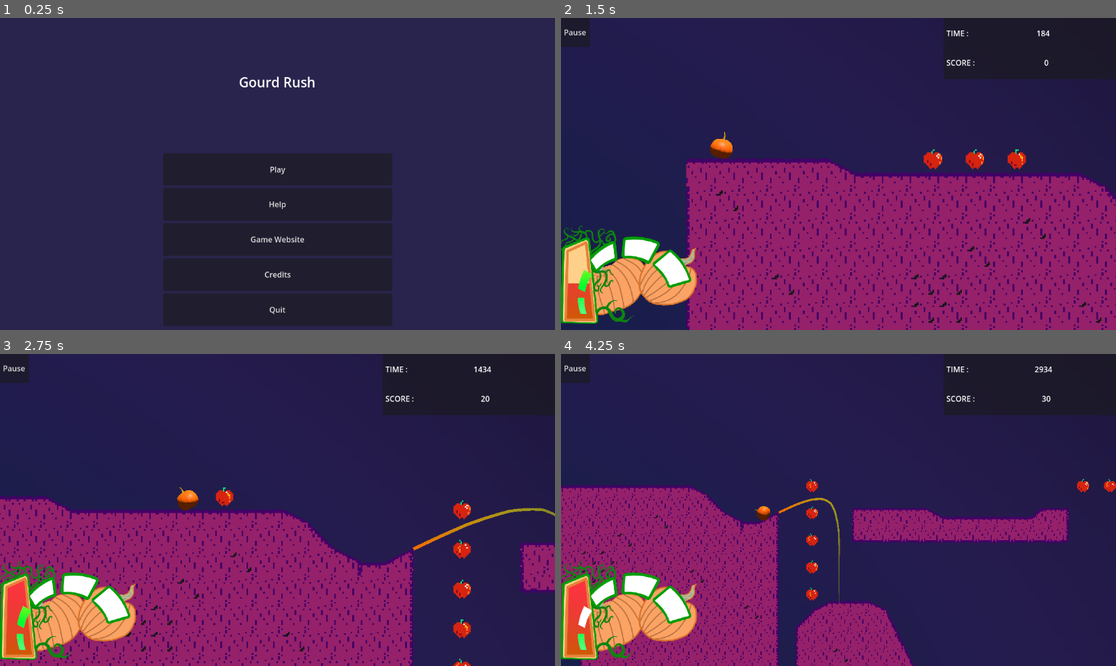
Above: before the commit, frames 1-4 (two rows, left to right).
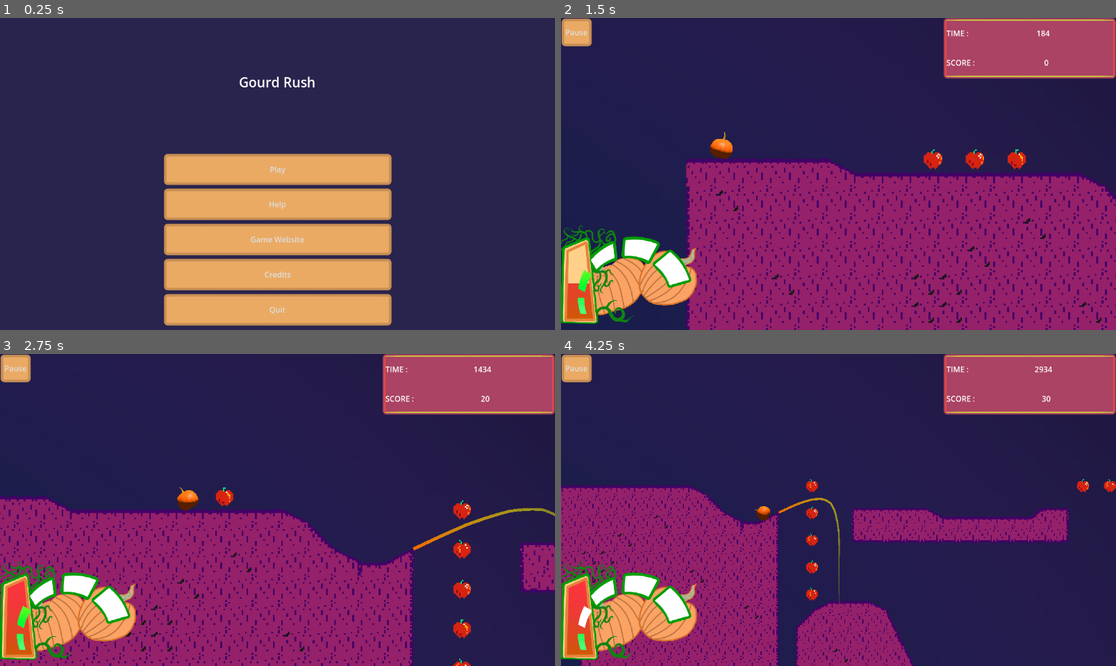
Above: after the commit, the same moments.

Repository: LettucePie/gwj-62-harvest
Game: Godot game, scene res://Play.tscn
Two runs of this game, one before a commit and one after it. Both use one fixed random seed, a clock stepped at 60 frames per second and the inputs below.
Inputs:
- Up to frame 1 (0.25 s): no input
- Up to frame 2 (1.5 s): click "Play" at 0.5 s; click "GO!" at 1.25 s
- Up to frame 3 (2.75 s): hold Up (ui_up) from 2.03 s (still down)
- Up to frame 4 (4.25 s): release Up (ui_up) at 2.78 s; hold Down (ui_down) 2.78-3.53 s; hold Up (ui_up) from 3.53 s (still down)

The runs differ from the first frame. In frame 1, 21% of the frame differs, in the area x 29-71%, y 43-99%; in frame 2, 6.6%; in frame 3, 6.6%; in frame 4, 6.6%.

Commit message:
Added theme styles

Diff:
--- a/menus/gui.tscn
+++ b/menus/gui.tscn
@@ -1,5 +1,6 @@
-[gd_scene load_steps=8 format=3 uid="uid://bvdj1sdrxhikw"]
-
+[gd_scene load_steps=9 format=3 uid="uid://bvdj1sdrxhikw"]
+
+[ext_resource type="Theme" uid="uid://vi4vba5f6fdc" path="res://menus/pumpkin_style.tres" id="1_bp7u0"]
 [ext_resource type="Texture2D" uid="uid://co5a8mgebg377" path="res://art/ui/speedometer_white.png" id="1_jte6h"]
 [ext_resource type="Script" path="res://menus/gui.gd" id="1_n7c1k"]
 [ext_resource type="Texture2D" uid="uid://bongun263mo2t" path="res://art/ui/pumpkins_1_trim.png" id="1_pt17n"]
@@ -15,6 +16,7 @@
 anchor_bottom = 1.0
 grow_horizontal = 2
 grow_vertical = 2
+theme = ExtResource("1_bp7u0")
 script = ExtResource("1_n7c1k")
 
 [node name="pause_button" type="Button" parent="."]
--- a/menus/help_menu.tscn
+++ b/menus/help_menu.tscn
@@ -1,5 +1,6 @@
-[gd_scene load_steps=3 format=3 uid="uid://cg2uer2c3ev7"]
+[gd_scene load_steps=4 format=3 uid="uid://cg2uer2c3ev7"]
 
+[ext_resource type="Theme" uid="uid://vi4vba5f6fdc" path="res://menus/pumpkin_style.tres" id="1_8dj0a"]
 [ext_resource type="Texture2D" uid="uid://4bj73p05vt7y" path="res://art/sprites/truck.png" id="1_fvvr5"]
 [ext_resource type="Script" path="res://menus/help_menu.gd" id="1_qnx55"]
 
@@ -10,6 +11,7 @@
 anchor_bottom = 1.0
 grow_horizontal = 2
 grow_vertical = 2
+theme = ExtResource("1_8dj0a")
 script = ExtResource("1_qnx55")
 page_titles = PackedStringArray("Goal", "How to Play", "Speed Levels", "Slamming", "All Set!")
 page_infos = PackedStringArray("Roll through hills and launch off of ramps to cross the gaps. Gather apples and take th …(851 unchanged characters)…
--- a/menus/main_menu.tscn
+++ b/menus/main_menu.tscn
@@ -1,6 +1,7 @@
-[gd_scene load_steps=5 format=3 uid="uid://chkianxdawnj0"]
+[gd_scene load_steps=6 format=3 uid="uid://chkianxdawnj0"]
 
 [ext_resource type="Script" path="res://menus/main_menu.gd" id="1_0v7hf"]
+[ext_resource type="Theme" uid="uid://vi4vba5f6fdc" path="res://menus/pumpkin_style.tres" id="1_tlia2"]
 [ext_resource type="PackedScene" uid="uid://cg2uer2c3ev7" path="res://menus/help_menu.tscn" id="2_erruw"]
 [ext_resource type="Texture2D" uid="uid://5db6ysg5pooi" path="res://jam-banner.png" id="3_1q2qc"]
 
@@ -14,6 +15,7 @@
 anchor_bottom = 1.0
 grow_horizontal = 2
 grow_vertical = 2
+theme = ExtResource("1_tlia2")
 script = ExtResource("1_0v7hf")
 
 [node name="bg" type="TextureRect" parent="."]
--- /dev/null
+++ b/menus/pumpkin_style.tres
@@ -0,0 +1,13 @@
+[gd_resource type="Theme" load_steps=4 format=3 uid="uid://vi4vba5f6fdc"]
+
+[ext_resource type="StyleBox" uid="uid://lxrm8fnxi75o" path="res://menus/styles/button_stylebox_normal.tres" id="1_xttib"]
+[ext_resource type="StyleBox" uid="uid://coq72jo0kagh5" path="res://menus/styles/button_stylebox_select.tres" id="2_k6415"]
+[ext_resource type="StyleBox" uid="uid://c5p6qeaev3byc" path="res://menus/styles/panel_style_1.tres" id="3_0agjr"]
+
+[resource]
+Button/styles/disabled = ExtResource("1_xttib")
+Button/styles/focus = ExtResource("2_k6415")
+Button/styles/hover = ExtResource("2_k6415")
+Button/styles/normal = ExtResource("1_xttib")
+Button/styles/pressed = ExtResource("2_k6415")
+Panel/styles/panel = ExtResource("3_0agjr")
--- /dev/null
+++ b/menus/styles/button_stylebox_normal.tres
@@ -0,0 +1,11 @@
+[gd_resource type="StyleBoxTexture" load_steps=2 format=3 uid="uid://lxrm8fnxi75o"]
+
+[ext_resource type="Texture2D" uid="uid://buednwy60j2sq" path="res://art/ui/button_styles_default.png" id="1_66ojt"]
+
+[resource]
+texture = ExtResource("1_66ojt")
+texture_margin_left = 9.0
+texture_margin_top = 9.0
+texture_margin_right = 9.0
+texture_margin_bottom = 9.0
+region_rect = Rect2(4, 4, 56, 56)
--- /dev/null
+++ b/menus/styles/button_stylebox_select.tres
@@ -0,0 +1,11 @@
+[gd_resource type="StyleBoxTexture" load_steps=2 format=3 uid="uid://coq72jo0kagh5"]
+
+[ext_resource type="Texture2D" uid="uid://1xxcdgha7aku" path="res://art/ui/button_styles_selected.png" id="1_jf2ak"]
+
+[resource]
+texture = ExtResource("1_jf2ak")
+texture_margin_left = 9.0
+texture_margin_top = 9.0
+texture_margin_right = 9.0
+texture_margin_bottom = 9.0
+region_rect = Rect2(4, 4, 56, 56)
--- /dev/null
+++ b/menus/styles/panel_style_1.tres
@@ -0,0 +1,11 @@
+[gd_resource type="StyleBoxTexture" load_steps=2 format=3 uid="uid://c5p6qeaev3byc"]
+
+[ext_resource type="Texture2D" uid="uid://chrduleqqe68j" path="res://art/ui/panel_style_1.png" id="1_3lhaq"]
+
+[resource]
+texture = ExtResource("1_3lhaq")
+texture_margin_left = 8.0
+texture_margin_top = 8.0
+texture_margin_right = 8.0
+texture_margin_bottom = 9.0
+region_rect = Rect2(5, 5, 54, 55)
--- a/project.godot
+++ b/project.godot
@@ -15,6 +15,10 @@
 config/features=PackedStringArray("4.0", "Mobile")
 config/icon="res://icon.svg"
 
+[gui]
+
+theme/custom="res://menus/pumpkin_style.tres"
+
 [rendering]
 
 textures/canvas_textures/default_texture_filter=0
Binary file added: art/ui/button_styles_default.png
Not shown, added: art/ui/button_styles_default.png.import
Binary file added: art/ui/button_styles_selected.png
Not shown, added: art/ui/button_styles_selected.png.import
Binary file added: art/ui/panel_style_1.png
Not shown, added: art/ui/panel_style_1.png.import
Binary file added: art/ui/pause_button.png
Not shown, added: art/ui/pause_button.png.import
Binary file added: art/ui/pause_icon_only.png
Not shown, added: art/ui/pause_icon_only.png.import
Not shown, added: art/ui/button_styles.kra
Not shown, added: art/ui/button_styles.kra~
(and 2 more such lines)
